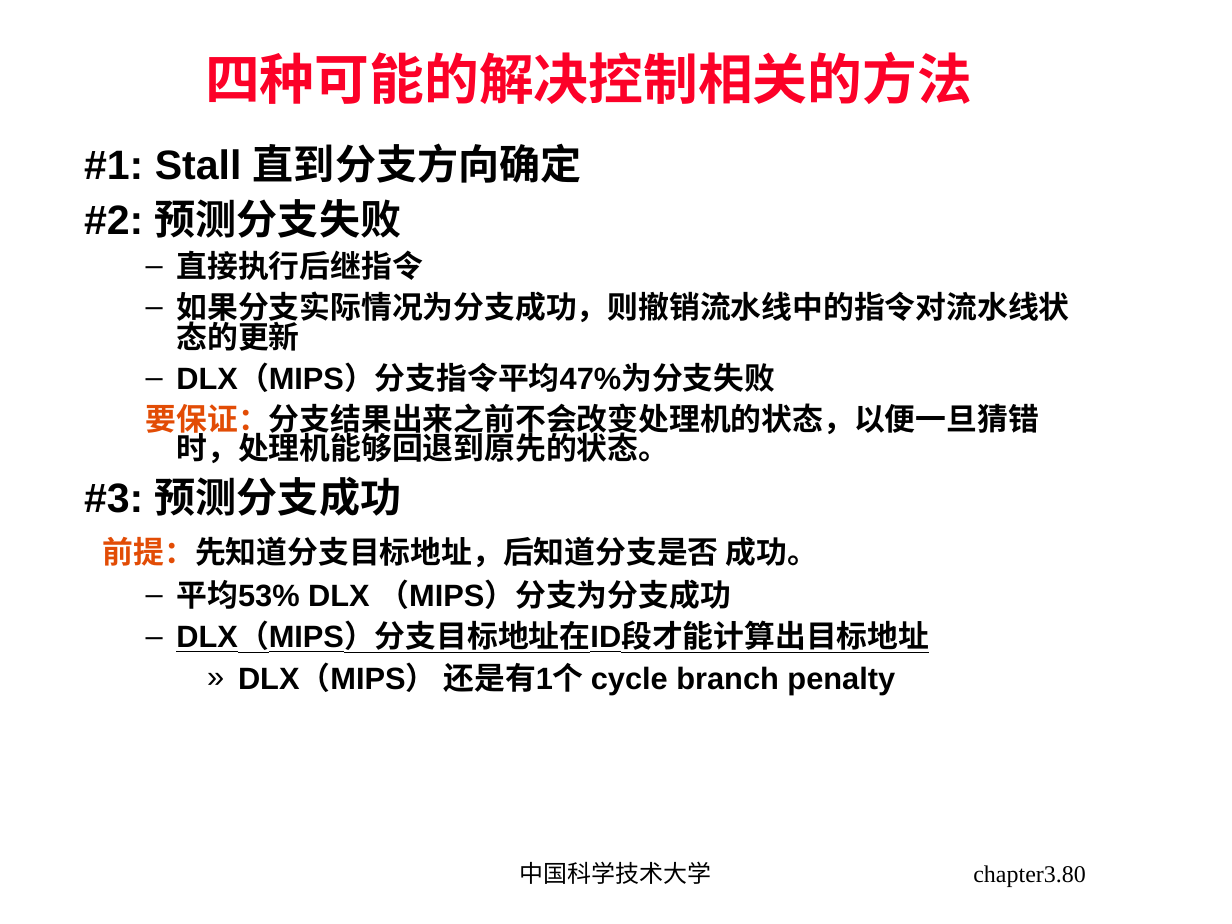
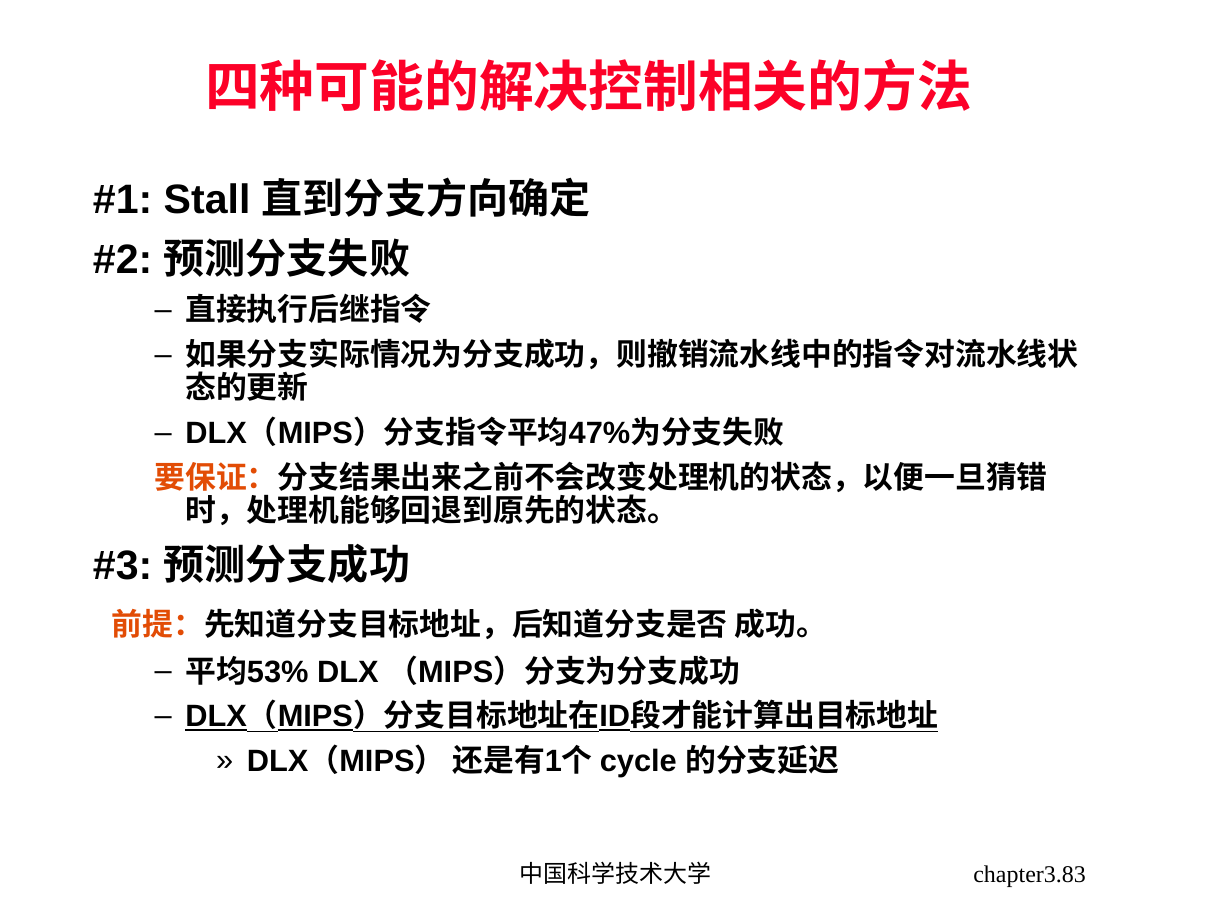
Before and after one commit to blindFS/ca2015, a slide deck: slide 83 of handouts/chapter03.ppt (slide 80 before the commit). Drawn at 1232x924 pixels with LibreOffice and Linux fonts; fonts in the diff are those of the drawing. Boxes give left, top, right and bottom in pixels: in the first picture for what was removed or moved away, otherwise in the second. Text is boxed around its words. In the diff, an @@ line names an element or a change of style, - is before the commit and + after.

```diff
--- a/handouts/chapter03.ppt
+++ b/handouts/chapter03.ppt
@@ title "四种可能的解决控制相关的方法": place and size @@
-title "四种可能的解决控制相关的方法" at (205,52,972,104)
+title "四种可能的解决控制相关的方法" at (205,59,972,111)
@@ text "#1: Stall 直到分支方向确定": place and size @@
-text "#1: Stall 直到分支方向确定" at (84,143,1069,694)
+text "#1: Stall 直到分支方向确定" at (93,177,1078,777)
@@ text at (93,177,1078,732): line spacing 0.8 to 0.9 @@
@@ text at (247,744,839,777): text changed @@
-    » DLX（MIPS） 还是有1个 cycle branch penalty
+    » DLX（MIPS） 还是有1个 cycle 的分支延迟
@@ page number at (973,865,1085,887): text changed @@
-chapter3.80
+chapter3.83
```
Also in this commit, not shown: 56 other slides changed, 8 slides added, 4 slides removed.
